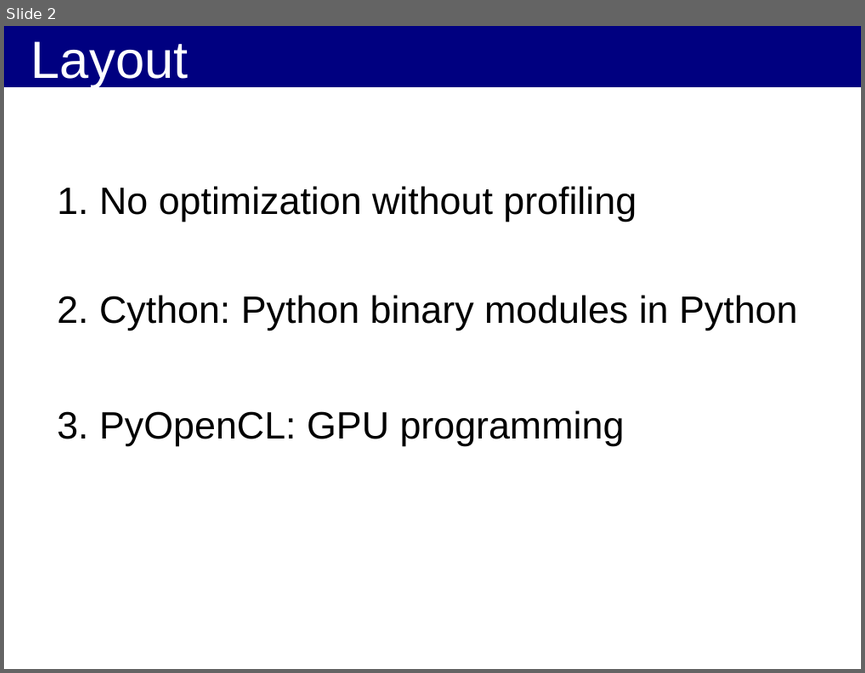
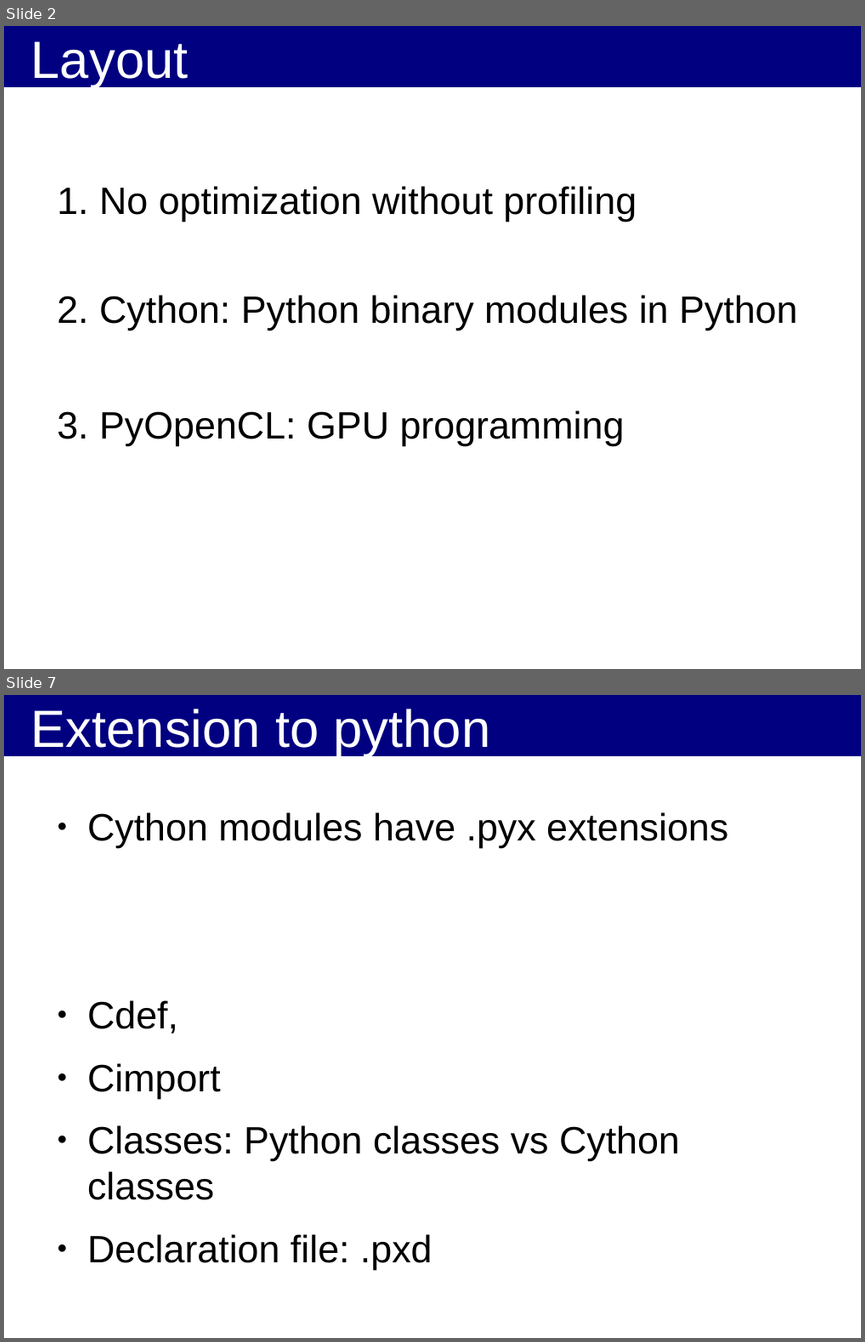
Before and after one commit to kif/HPP, a slide deck: Cython_OpenCL.odp. Shown one above the other, each under a label of ours: slide 2 before the commit, slides 2 and 7 after it; the slides between them are not shown. The pictures are 865x673 and 865x1342 pixels, drawn with LibreOffice and Linux fonts; fonts in the diff are those of the drawing; background and template pictures are left out. Boxes give left, top, right and bottom in pixels: in the first picture for what was removed or moved away, otherwise in the second. Text is boxed around its words. In the diff, an @@ line names an element or a change of style, - is before the commit and + after.

Commit message:
Work on python implementation

```diff
--- a/Cython_OpenCL.odp
+++ b/Cython_OpenCL.odp
@@ slide 7 added at bbox=[4, 695, 861, 1338], background #FFFFFF; not listed: 1 template element that a slide beside it also shows @@
@@ title added at bbox=[31, 709, 491, 757], 44 pt, text #FFFFFF @@
+Extension to python
@@ text added at bbox=[87, 812, 728, 1270], 32 pt, text #000000 @@
+● Cython modules have .pyx extensions
+● Cdef,
+● Cimport
+● Classes: Python classes vs Cython classes
+● Declaration file: .pxd
```
Also in this commit, not shown: 3 slides changed, 9 other slides added, 1 other file.
